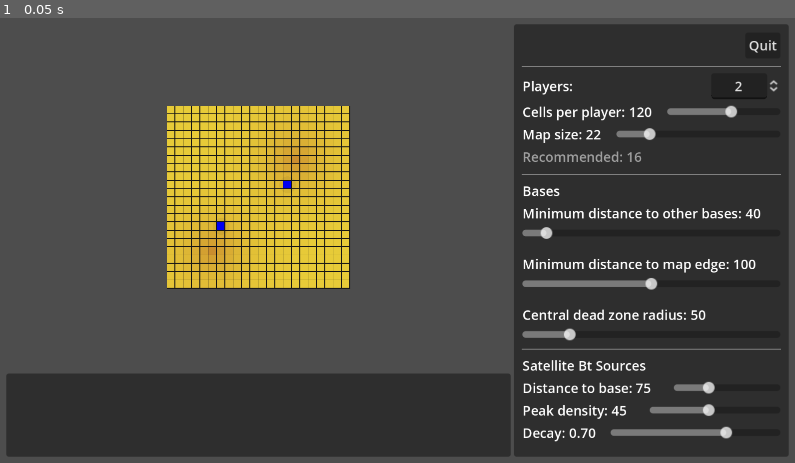
Above: before the commit, frame 1.
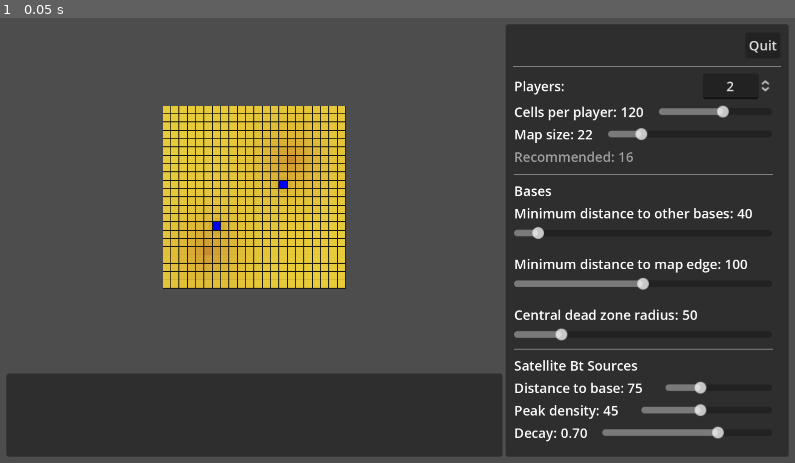
Above: after the commit, the same moment.

Repository: wadcom/kisarra-mapgen
Game: Godot game, scene res://main.tscn
Two runs of this game, one before a commit and one after it. Both use one fixed random seed, a clock stepped at 60 frames per second and the inputs below.
Inputs:
- Up to frame 1 (0.05 s): no input

The runs differ from the first frame. In frame 1, 7.0% of the frame differs, in the area x 20-99%, y 1-99%.

Commit message:
Add a scrollbar to side panel

Diff:
--- a/side_panel.tscn
+++ b/side_panel.tscn
@@ -5,7 +5,12 @@
 [ext_resource type="PackedScene" uid="uid://dm0td7dg4tqpp" path="res://betirium_settings.tscn" id="3_oclno"]
 
 [node name="SidePanel" type="VBoxContainer"]
-custom_minimum_size = Vector2(300, 2.08165e-12)
+custom_minimum_size = Vector2(320, 2.08165e-12)
+anchors_preset = 15
+anchor_right = 1.0
+anchor_bottom = 1.0
+grow_horizontal = 2
+grow_vertical = 2
 script = ExtResource("1_5myw4")
 
 [node name="ButtonBar" type="HBoxContainer" parent="."]
@@ -20,18 +25,27 @@
 layout_mode = 2
 theme_override_constants/separation = 10
 
-[node name="PlayersQuantityControls" type="HBoxContainer" parent="."]
+[node name="ScrollContainer" type="ScrollContainer" parent="."]
+custom_minimum_size = Vector2(300, 2.08165e-12)
+layout_mode = 2
+size_flags_vertical = 3
+
+[node name="VBoxContainer" type="VBoxContainer" parent="ScrollContainer"]
+layout_mode = 2
+size_flags_vertical = 3
+
+[node name="PlayersQuantityControls" type="HBoxContainer" parent="ScrollContainer/VBoxContainer"]
 layout_mode = 2
 
-[node name="Label" type="Label" parent="PlayersQuantityControls"]
+[node name="Label" type="Label" parent="ScrollContainer/VBoxContainer/PlayersQuantityControls"]
 layout_mode = 2
 text = "Players:"
 
-[node name="Control" type="Control" parent="PlayersQuantityControls"]
+[node name="Control" type="Control" parent="ScrollContainer/VBoxContainer/PlayersQuantityControls"]
 layout_mode = 2
 size_flags_horizontal = 3
 
-[node name="PlayersQuantity" type="SpinBox" parent="PlayersQuantityControls"]
+[node name="PlayersQuantity" type="SpinBox" parent="ScrollContainer/VBoxContainer/PlayersQuantityControls"]
 unique_name_in_owner = true
 layout_mode = 2
 min_value = 2.0
@@ -39,24 +53,24 @@
 value = 2.0
 alignment = 1
 
-[node name="CellsPerPlayerControl" type="HBoxContainer" parent="."]
+[node name="CellsPerPlayerControl" type="HBoxContainer" parent="ScrollContainer/VBoxContainer"]
 layout_mode = 2
 
-[node name="Label" type="Label" parent="CellsPerPlayerControl"]
+[node name="Label" type="Label" parent="ScrollContainer/VBoxContainer/CellsPerPlayerControl"]
 layout_mode = 2
 text = "Cells per player:"
 
-[node name="CellsPerPlayerLabel" type="Label" parent="CellsPerPlayerControl"]
+[node name="CellsPerPlayerLabel" type="Label" parent="ScrollContainer/VBoxContainer/CellsPerPlayerControl"]
 unique_name_in_owner = true
 custom_minimum_size = Vector2(28, 2.08165e-12)
 layout_mode = 2
 text = "9"
 
-[node name="Padding" type="Control" parent="CellsPerPlayerControl"]
+[node name="Padding" type="Control" parent="ScrollContainer/VBoxContainer/CellsPerPlayerControl"]
 custom_minimum_size = Vector2(10, 2.08165e-12)
 layout_mode = 2
 
-[node name="CellsPerPlayer" type="HSlider" parent="CellsPerPlayerControl"]
+[node name="CellsPerPlayer" type="HSlider" parent="ScrollContainer/VBoxContainer/CellsPerPlayerControl"]
 unique_name_in_owner = true
 layout_mode = 2
 size_flags_horizontal = 3
@@ -65,27 +79,27 @@
 max_value = 200.0
 value = 9.0
 
-[node name="MapSizeControls" type="VBoxContainer" parent="."]
+[node name="MapSizeControls" type="VBoxContainer" parent="ScrollContainer/VBoxContainer"]
 layout_mode = 2
 
-[node name="Controls" type="HBoxContainer" parent="MapSizeControls"]
+[node name="Controls" type="HBoxContainer" parent="ScrollContainer/VBoxContainer/MapSizeControls"]
 layout_mode = 2
 
-[node name="Label" type="Label" parent="MapSizeControls/Controls"]
+[node name="Label" type="Label" parent="ScrollContainer/VBoxContainer/MapSizeControls/Controls"]
 layout_mode = 2
 text = "Map size:"
 
-[node name="MapSizeLabel" type="Label" parent="MapSizeControls/Controls"]
+[node name="MapSizeLabel" type="Label" parent="ScrollContainer/VBoxContainer/MapSizeControls/Controls"]
 unique_name_in_owner = true
 custom_minimum_size = Vector2(19, 2.08165e-12)
 layout_mode = 2
 text = "22"
 
-[node name="Padding" type="Control" parent="MapSizeControls/Controls"]
+[node name="Padding" type="Control" parent="ScrollContainer/VBoxContainer/MapSizeControls/Controls"]
 custom_minimum_size = Vector2(10, 2.08165e-12)
 layout_mode = 2
 
-[node name="MapSize" type="HSlider" parent="MapSizeControls/Controls"]
+[node name="MapSize" type="HSlider" parent="ScrollContainer/VBoxContainer/MapSizeControls/Controls"]
 unique_name_in_owner = true
 layout_mode = 2
 size_flags_horizontal = 3
@@ -94,39 +108,39 @@
 max_value = 99.0
 value = 22.0
 
-[node name="Recommendation" type="HBoxContainer" parent="MapSizeControls"]
+[node name="Recommendation" type="HBoxContainer" parent="ScrollContainer/VBoxContainer/MapSizeControls"]
 layout_mode = 2
 
-[node name="Label" type="Label" parent="MapSizeControls/Recommendation"]
+[node name="Label" type="Label" parent="ScrollContainer/VBoxContainer/MapSizeControls/Recommendation"]
 layout_mode = 2
 theme_override_colors/font_color = Color(0.627451, 0.627451, 0.627451, 1)
 text = "Recommended:"
 
-[node name="RecommendedMapSizeLabel" type="Label" parent="MapSizeControls/Recommendation"]
+[node name="RecommendedMapSizeLabel" type="Label" parent="ScrollContainer/VBoxContainer/MapSizeControls/Recommendation"]
 unique_name_in_owner = true
 layout_mode = 2
 theme_override_colors/font_color = Color(0.627451, 0.627451, 0.627451, 1)
 text = "99"
 
-[node name="HSeparator2" type="HSeparator" parent="."]
+[node name="HSeparator2" type="HSeparator" parent="ScrollContainer/VBoxContainer"]
 layout_mode = 2
 theme_override_constants/separation = 10
 
-[node name="BasesSettings" parent="." instance=ExtResource("2_6nc0g")]
+[node name="BasesSettings" parent="ScrollContainer/VBoxContainer" instance=ExtResource("2_6nc0g")]
 unique_name_in_owner = true
 layout_mode = 2
 
-[node name="HSeparator3" type="HSeparator" parent="."]
+[node name="HSeparator3" type="HSeparator" parent="ScrollContainer/VBoxContainer"]
 layout_mode = 2
 theme_override_constants/separation = 10
 
-[node name="BetiriumSettings" parent="." instance=ExtResource("3_oclno")]
+[node name="BetiriumSettings" parent="ScrollContainer/VBoxContainer" instance=ExtResource("3_oclno")]
 unique_name_in_owner = true
 layout_mode = 2
 
 [connection signal="pressed" from="ButtonBar/QuitButton" to="." method="_on_quit_button_pressed"]
-[connection signal="value_changed" from="PlayersQuantityControls/PlayersQuantity" to="." method="_on_players_quantity_value_changed"]
-[connection signal="value_changed" from="CellsPerPlayerControl/CellsPerPlayer" to="." method="_on_cells_per_player_value_changed"]
-[connection signal="value_changed" from="MapSizeControls/Controls/MapSize" to="." method="_on_map_size_value_changed"]
-[connection signal="parameters_changed" from="BasesSettings" to="." method="_on_bases_settings_parameters_changed"]
-[connection signal="parameters_changed" from="BetiriumSettings" to="." method="_on_betirium_settings_parameters_changed"]
+[connection signal="value_changed" from="ScrollContainer/VBoxContainer/PlayersQuantityControls/PlayersQuantity" to="." method="_on_players_quantity_value_changed"]
+[connection signal="value_changed" from="ScrollContainer/VBoxContainer/CellsPerPlayerControl/CellsPerPlayer" to="." method="_on_cells_per_player_value_changed"]
+[connection signal="value_changed" from="ScrollContainer/VBoxContainer/MapSizeControls/Controls/MapSize" to="." method="_on_map_size_value_changed"]
+[connection signal="parameters_changed" from="ScrollContainer/VBoxContainer/BasesSettings" to="." method="_on_bases_settings_parameters_changed"]
+[connection signal="parameters_changed" from="ScrollContainer/VBoxContainer/BetiriumSettings" to="." method="_on_betirium_settings_parameters_changed"]
